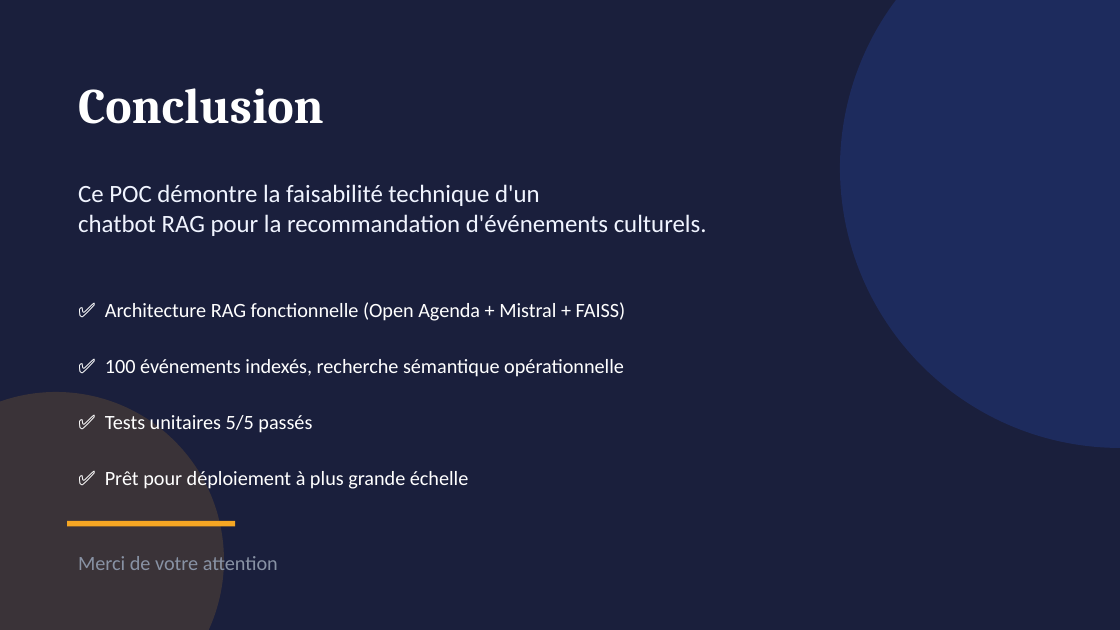
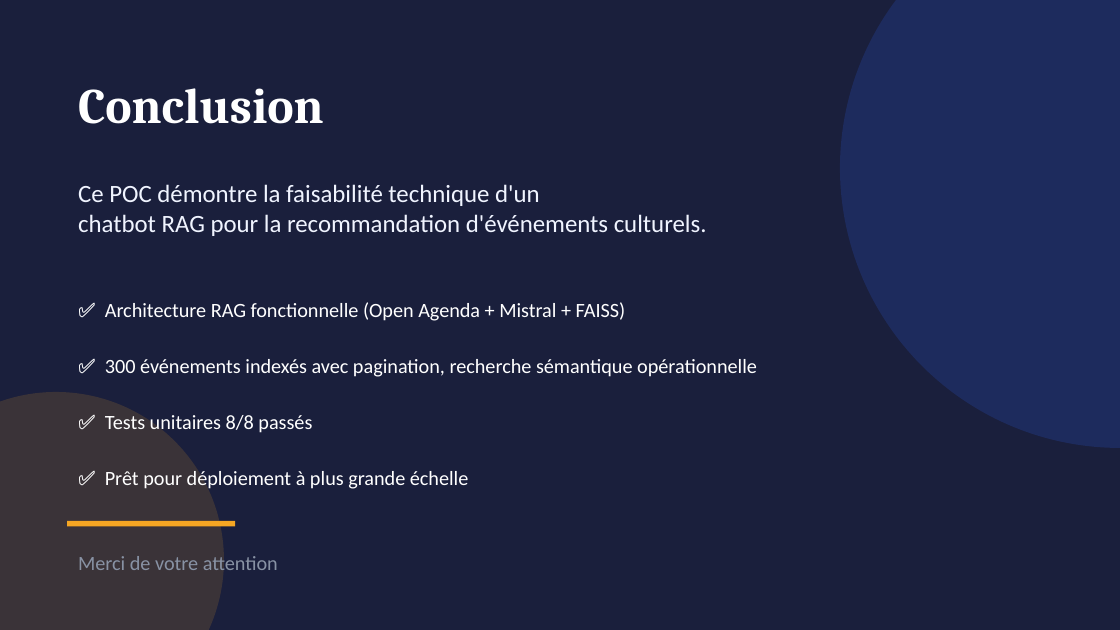
Before and after one commit to dorrazch-hue/puls-events-rag, a slide deck: slide 12 of docs/presentation_puls_events.pptx. Drawn at 1120x630 pixels with LibreOffice and Linux fonts; fonts in the diff are those of the drawing. Boxes give left, top, right and bottom in pixels: in the first picture for what was removed or moved away, otherwise in the second. Text is boxed around its words. In the diff, an @@ line names an element or a change of style, - is before the commit and + after.

Commit message:
Corrections : 300 evenements, 8 tests, pagination dans toute la doc

```diff
--- a/docs/presentation_puls_events.pptx
+++ b/docs/presentation_puls_events.pptx
@@ text at [105,359,757,377]: text changed @@
-✅ 100 événements indexés, recherche sémantique opérationnelle
+✅ 300 événements indexés avec pagination, recherche sémantique opérationnelle
@@ text at [105,415,312,433]: text changed @@
-✅ Tests unitaires 5/5 passés
+✅ Tests unitaires 8/8 passés
```
Also in this commit, not shown: 5 other slides changed, 3 other files.
